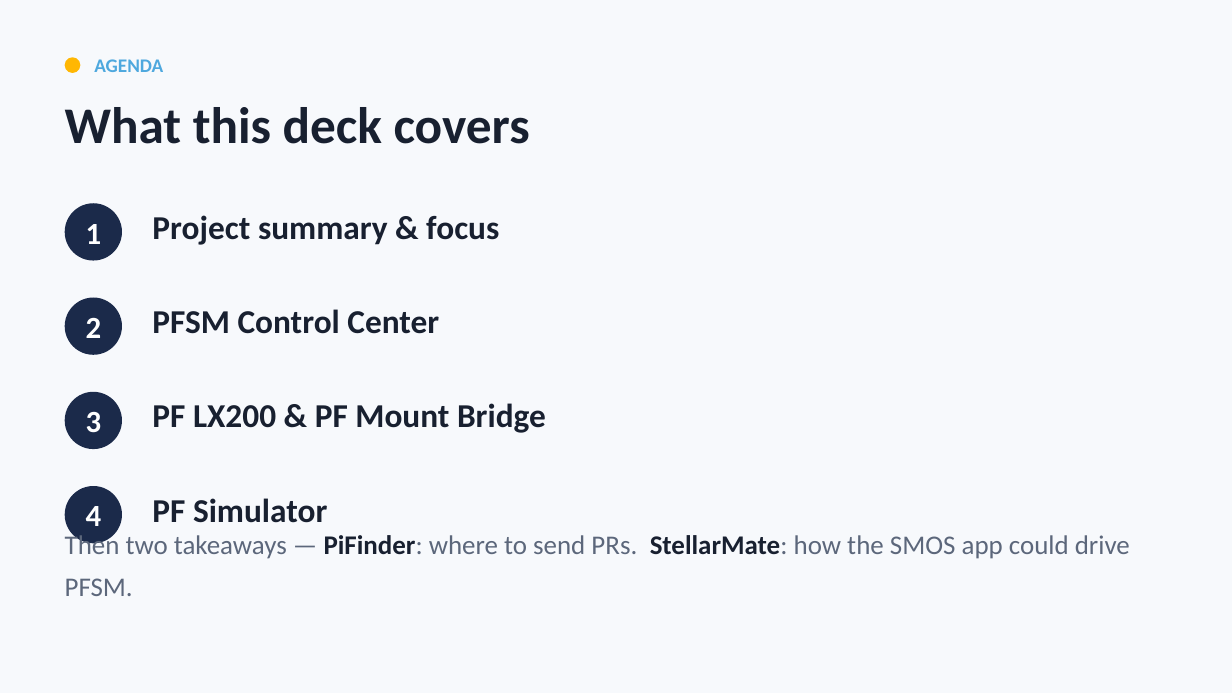
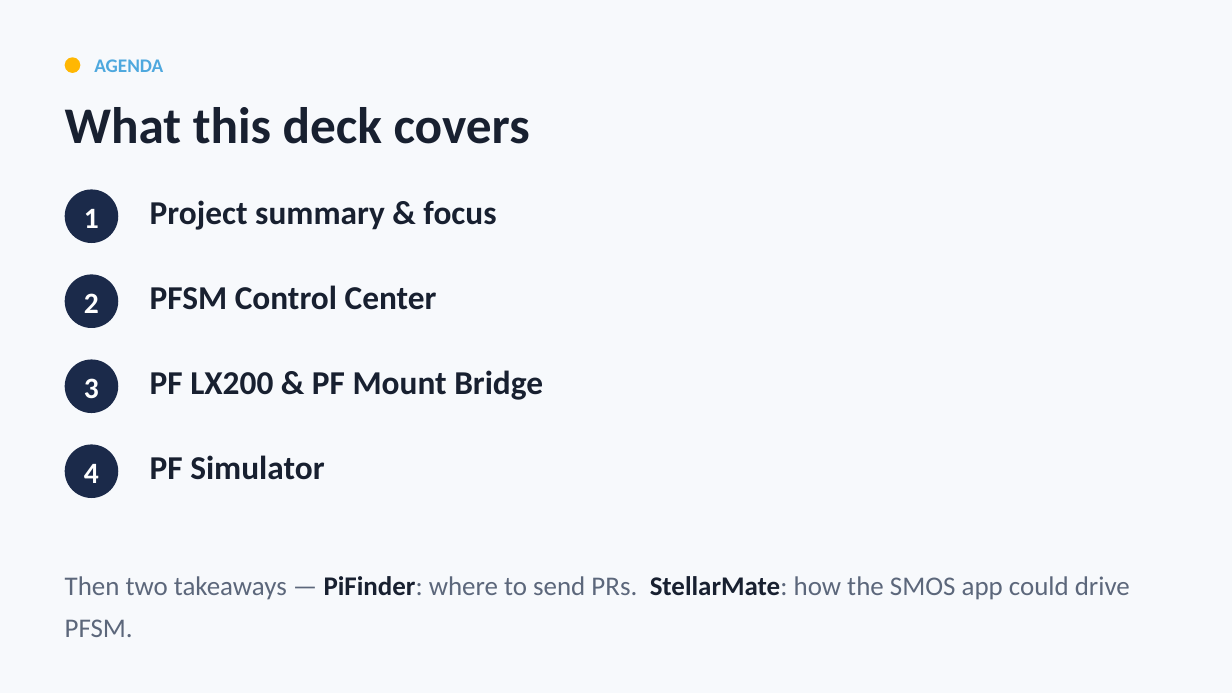
Before and after one commit to apos/PiFinder_Stellarmate, a slide deck: slide 2 of docs/presentations/PFSM_overview.pptx. Drawn at 1232x693 pixels with LibreOffice and Linux fonts; fonts in the diff are those of the drawing. Boxes give left, top, right and bottom in pixels: in the first picture for what was removed or moved away, otherwise in the second. Text is boxed around its words. In the diff, an @@ line names an element or a change of style, - is before the commit and + after.

```diff
--- a/docs/presentations/PFSM_overview.pptx
+++ b/docs/presentations/PFSM_overview.pptx
@@ ellipse "1": place and size @@
-ellipse "1" at <box>65,203,122,261</box>
+ellipse "1" at <box>65,189,118,243</box>
@@ text "Project summary & focus": place and size @@
-text "Project summary & focus" at <box>152,215,499,245</box>
+text "Project summary & focus" at <box>150,200,496,230</box>
@@ ellipse "2": place and size @@
-ellipse "2" at <box>65,298,122,355</box>
+ellipse "2" at <box>65,274,118,328</box>
@@ text "PFSM Control Center": place and size @@
-text "PFSM Control Center" at <box>152,309,439,334</box>
+text "PFSM Control Center" at <box>150,285,437,310</box>
@@ ellipse "3": place and size @@
-ellipse "3" at <box>65,392,122,449</box>
+ellipse "3" at <box>65,360,118,413</box>
@@ text "PF LX200 & PF Mount ...": place and size @@
-text "PF LX200 & PF Mount ..." at <box>152,403,546,433</box>
+text "PF LX200 & PF Mount ..." at <box>150,370,543,400</box>
@@ size 24 to 23 pt in 4 elements at <box>65,189,118,243</box>, <box>65,274,118,328</box>, <box>65,360,118,413</box>, <box>65,445,118,498</box> @@
@@ ellipse "4": place and size @@
-ellipse "4" at <box>65,486,122,543</box>
+ellipse "4" at <box>65,445,118,498</box>
@@ text "PF Simulator": place and size @@
-text "PF Simulator" at <box>152,498,327,523</box>
+text "PF Simulator" at <box>150,455,324,480</box>
@@ text "Then two takeaways — PiFinder: ..." rewrapped from <box>65,531,1130,596</box> to <box>65,576,1130,637</box> @@
```
Also in this commit, not shown: 8 other slides changed, 1 slide added, 7 other files.
